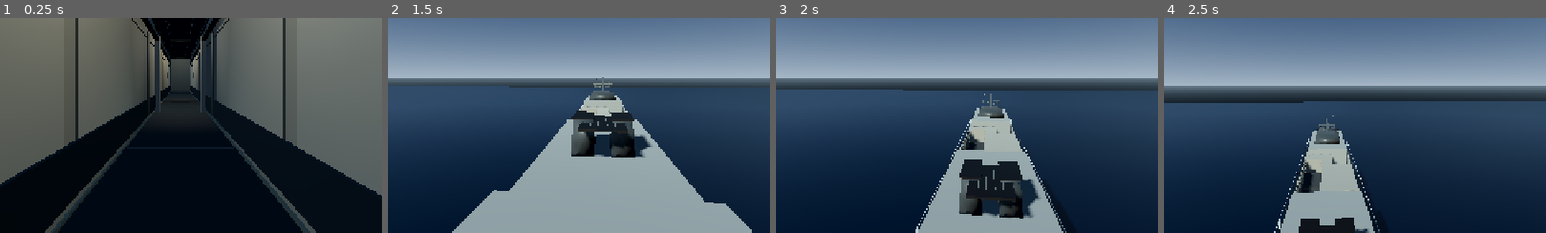
Above: before the commit, frames 1-4 (left to right).
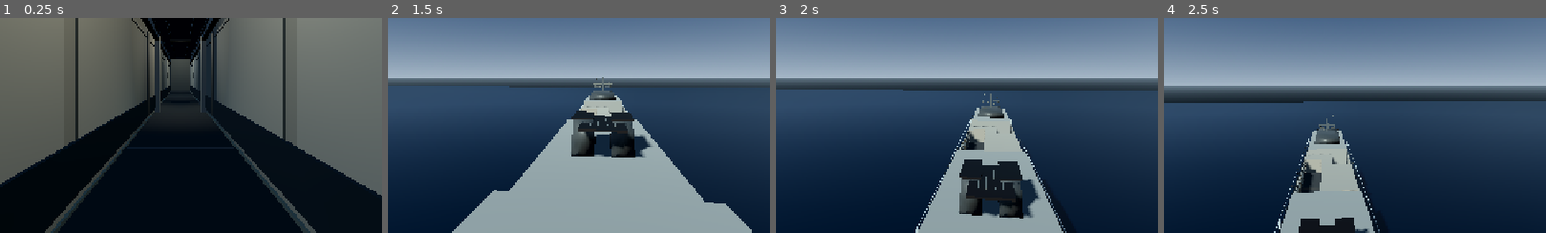
Above: after the commit, the same moments.

Repository: YukkuriP/Yukkuri-FPS-3
Game: Godot game, scene res://scenes/main.tscn
The game is run twice, just before and just after one commit, with the same random seed, the same clock (stepped at 60 frames per second) and the same inputs.
Inputs (mouse positions are % of the whole screen's width and height, from its top left):
- Up to frame 1 (0.25 s): no input
- Up to frame 2 (1.5 s): tap Enter at 0.5 s; move the mouse to (55, 50) at 0.52 s; hold F (fleet_fly_toggle) 0.53-1.28 s; hold Space (fleet_fly_up) from 0.53 s (still down); click (55, 50) at 0.67 s; move the mouse to (45, 50) at 1.27 s; tap E (fleet_interact) at 1.35 s
- Up to frame 3 (2 s): keep holding Space (fleet_fly_up)
- Up to frame 4 (2.5 s): keep holding Space (fleet_fly_up); move the mouse to (52, 48) at 2.02 s; tap 1 at 2.1 s
The pictures show only the part of the screen within x 26-76%, y 36-86%; the shares and areas given below are measured in that part.

The runs differ from the first frame. In frame 1, 0.4% of the frame differs, in the area x 42-53%, y 14-34%; in frame 2, less than 0.1%; in frame 3, less than 0.1%; in frame 4, less than 0.1%.

Commit message:
Add dedicated warm task lighting over the helm stations

Diff:
--- a/scripts/visual_upgrade.gd
+++ b/scripts/visual_upgrade.gd
@@ -394,6 +394,16 @@
 		_box(self, "Bridge document holder", Vector3(5.72, 3.4, z), Vector3(0.10, 0.58, 0.72), chair_mat)
 
 
+	# Dedicated helm lighting at the working stations.
+	for z in [-28.0, -25.0, -22.0]:
+		var bridge_lamp := OmniLight3D.new()
+		bridge_lamp.position = Vector3(4.0, 4.55, z)
+		bridge_lamp.light_color = Color(0.88, 0.84, 0.74)
+		bridge_lamp.light_energy = 1.8
+		bridge_lamp.omni_range = 9.0
+		bridge_lamp.shadow_enabled = true
+		add_child(bridge_lamp)
+
 func _hangar_interior_finish() -> void:
 	var rack_mat := _mat(Color(0.25, 0.28, 0.28), 0.32, 0.72)
 	var safety := _mat(Color(0.55, 0.42, 0.16), 0.08, 0.82)
